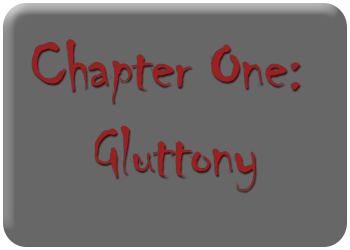
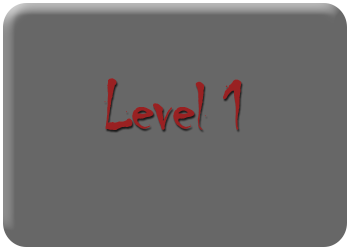
Two versions of the same layered image (350px x 250px). Layer-by-layer changes:
renamed "Chapter One: Gluttony" to "Level 1", painted on it over <box>31,39,300,191</box>
